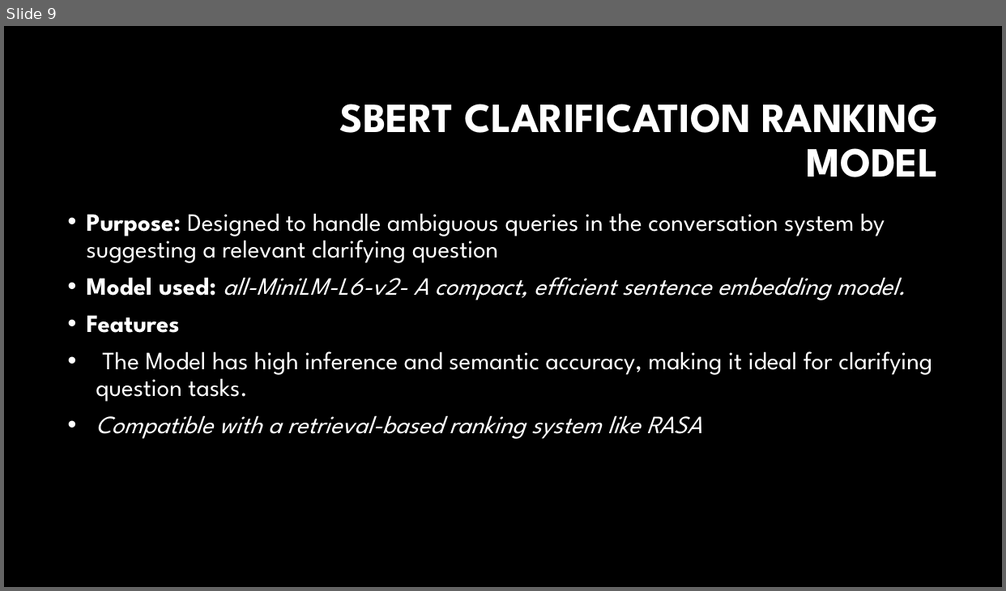
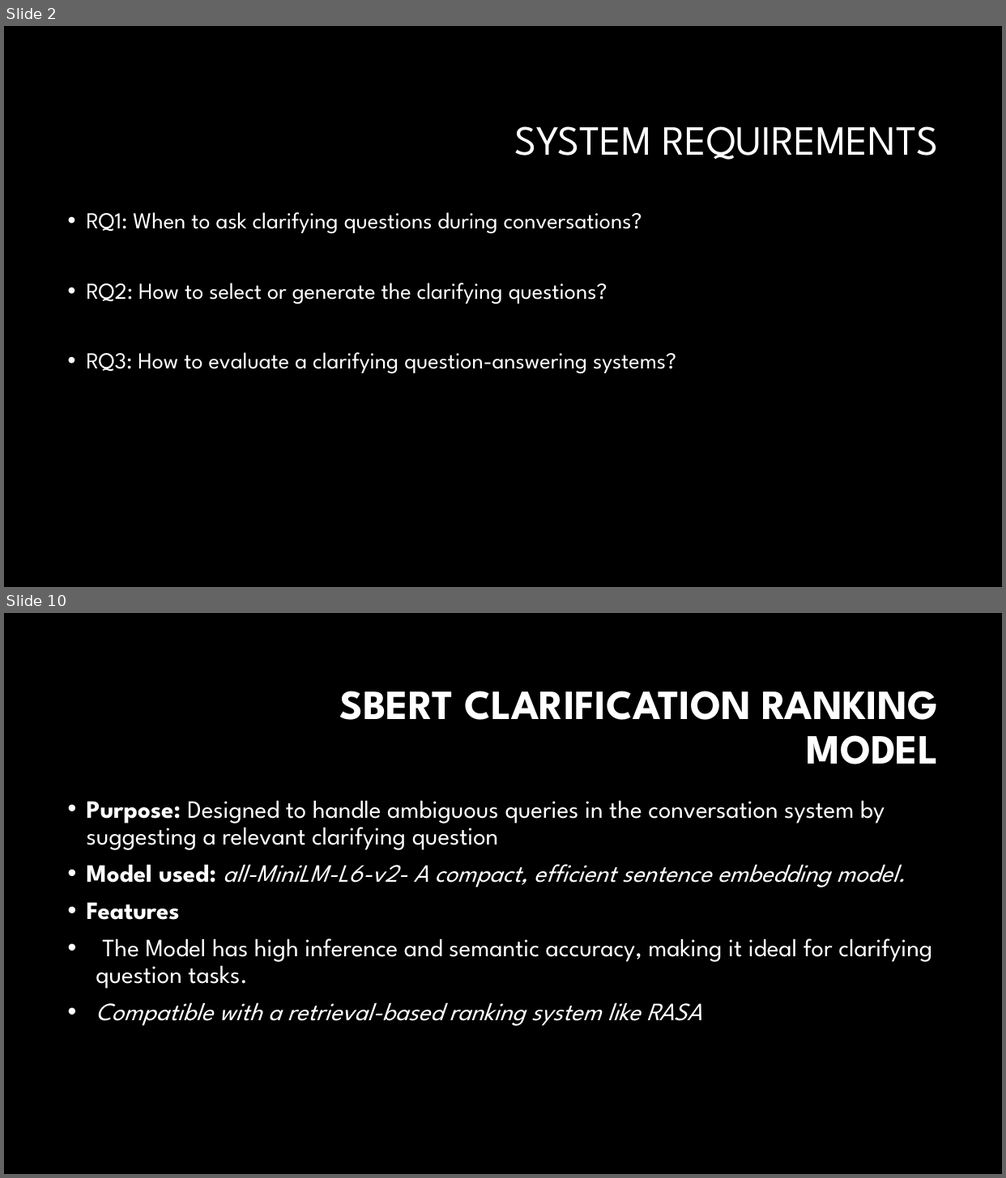
Before and after one commit to Crimson-Scot96/Conversational-AI, a slide deck: set10120_cw2_presentation.pptx. Shown one above the other, each under a label of ours: slide 9 before the commit, slides 2 and 10 after it; the slides between them are not shown. The pictures are 1006x591 and 1006x1178 pixels, drawn with LibreOffice and Linux fonts; fonts in the diff are those of the drawing; background and template pictures are left out. Boxes give left, top, right and bottom in pixels: in the first picture for what was removed or moved away, otherwise in the second. Text is boxed around its words. In the diff, an @@ line names an element or a change of style, - is before the commit and + after.

```diff
--- a/set10120_cw2_presentation.pptx
+++ b/set10120_cw2_presentation.pptx
@@ slide 2 added at [4,26,1002,587], background #000000 @@
@@ title added at [515,126,939,160], 40 pt, text #FFFFFF @@
+SYSTEM REQUIREMENTS
@@ text added at [87,212,676,373], 22 pt, text #FFFFFF @@
+• RQ1: When to ask clarifying questions during conversations?
+• RQ2: How to select or generate the clarifying questions?
+• RQ3: How to evaluate a clarifying question-answering systems?
@@ what was slide 9 is now slide 10 @@
```
Also in this commit, not shown: 10 slides changed, 2 other slides added, 2 slides removed.
